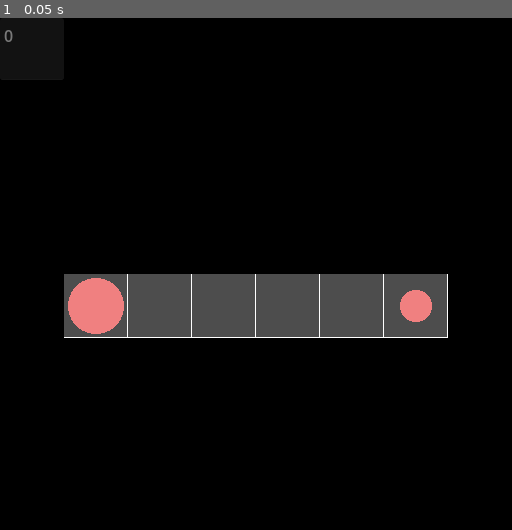
Above: before the commit, frame 1.
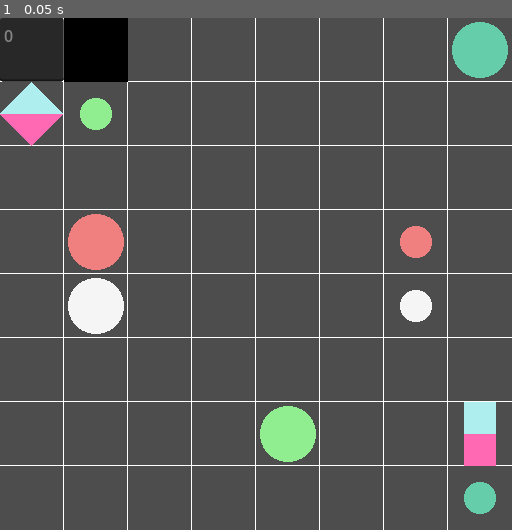
Above: after the commit, the same moment.

Repository: erraticandunplanned/Flow_Ltd
Game: Godot game, scene res://scenes/game_start.tscn
Two runs of this game, one before a commit and one after it. Both use one fixed random seed, a clock stepped at 60 frames per second and the inputs below.
Inputs:
- Up to frame 1 (0.05 s): no input

The runs differ from the first frame. In frame 1, 89% of the frame differs, in the area x 0-100%, y 0-100%.

Commit message:
obstacles can destroy each other

Diff:
--- a/scripts/DIS_obstacle.gd
+++ b/scripts/DIS_obstacle.gd
@@ -6,6 +6,7 @@
 
 @onready var mesh_node : MeshInstance2D = $shape
 
+var next_pos = Vector2.ZERO
 var facing = Vector2.UP
 
 func _ready():
@@ -69,8 +70,12 @@
 
 	## CANNOT MOVE INTO OTHER OBSTACLES
 	for o in get_parent().get_children():
-		if o.global_position == global_position: continue
 		if o.global_position == check_pos: is_valid = false
+
+		## IF TWO OBSTACLES MOVE INTO THE SAME SPOT IN A SINGLE TURN, BOTH ARE DESTROYED
+		if o.global_position == next_pos:
+			queue_free()
+			o.queue_free()
 
 	## MOVE IF VALID. STOP AND ROTATE IF NOT.
 	if not is_valid:
@@ -78,3 +83,7 @@
 		facing = facing * -1
 		global_rotation += PI
 	global_position = check_pos
+
+	next_pos = global_position + ( facing * 64 )
+	for o in get_parent().get_children():
+		if o.global_position == next_pos: next_pos = Vector2.ZERO
--- a/scripts/DIV_obstacle.gd
+++ b/scripts/DIV_obstacle.gd
@@ -7,6 +7,7 @@
 
 @onready var mesh_node : MeshInstance2D = $shape
 
+var next_pos = Vector2.ZERO
 var facing = Vector2.UP
 
 func _ready():
@@ -63,8 +64,12 @@
 
 	## CANNOT MOVE INTO OTHER OBSTACLES
 	for o in get_parent().get_children():
-		if o.global_position == global_position: continue
 		if o.global_position == check_pos: is_valid = false
+
+		## IF TWO OBSTACLES MOVE INTO THE SAME SPOT IN A SINGLE TURN, BOTH ARE DESTROYED
+		if o.global_position == next_pos:
+			queue_free()
+			o.queue_free()
 
 	## MOVE IF VALID. STOP AND ROTATE IF NOT.
 	if not is_valid:
@@ -72,3 +77,7 @@
 		facing = facing * -1
 		global_rotation += PI
 	global_position = check_pos
+
+	next_pos = global_position + ( facing * 64 )
+	for o in get_parent().get_children():
+		if o.global_position == next_pos: next_pos = Vector2.ZERO
--- a/scripts/Global.gd
+++ b/scripts/Global.gd
@@ -2,7 +2,7 @@
 
 const MAPSIZE = 512
 
-var current_level = 0
+var current_level = 2
 var completion = {
 	0: true,
 	1: false,
@@ -84,7 +84,7 @@
 		},
 		obstacle_dictionary: {
 			ob_grid: [Vector2(96,32)],
-			ob_DIS: [Vector2(32,416)],
+			ob_DIS: [Vector2(480,416)],
 			ob_DIV: [Vector2(32,96)],
 			ob_DEV: []
 		}
--- a/scripts/game_start.gd
+++ b/scripts/game_start.gd
@@ -17,9 +17,9 @@
 	for shutter in [bottom_shutter,left_shutter,right_shutter,top_shutter]:
 		var meshdata = []
 		meshdata.resize(ArrayMesh.ARRAY_MAX)
-		meshdata[ArrayMesh.ARRAY_VERTEX] = PackedVector2Array([Vector2(-256,-256),Vector2(256,-256),Vector2(256,256),Vector2(-256,256),])
-		meshdata[ArrayMesh.ARRAY_INDEX] = PackedInt32Array([0,1,2,2,3,0,])
-		meshdata[ArrayMesh.ARRAY_COLOR] = PackedColorArray([Color.BLACK,Color.BLACK,Color.BLACK,Color.BLACK,])
+		meshdata[ArrayMesh.ARRAY_VERTEX] = PackedVector2Array([Vector2(0,0),Vector2(Global.MAPSIZE,0),Vector2(Global.MAPSIZE,Global.MAPSIZE),Vector2(0,Global.MAPSIZE)])
+		meshdata[ArrayMesh.ARRAY_INDEX] = PackedInt32Array([0,1,2,2,3,0])
+		meshdata[ArrayMesh.ARRAY_COLOR] = PackedColorArray([Color.DARK_SLATE_BLUE,Color.DARK_SLATE_BLUE,Color.DARK_SLATE_BLUE,Color.DARK_SLATE_BLUE])
 		shutter.mesh = ArrayMesh.new()
 		shutter.mesh.add_surface_from_arrays(Mesh.PRIMITIVE_TRIANGLES, meshdata)
 	reset_shutters()
@@ -27,10 +27,10 @@
 
 func reset_shutters():
 	transition_node.global_position = Vector2(0,0)
-	bottom_shutter.global_position = Vector2(768,1280)
-	left_shutter.global_position = Vector2(-768,768)
-	right_shutter.global_position = Vector2(1280,768)
-	top_shutter.global_position = Vector2(768,-768)
+	bottom_shutter.global_position = Vector2(0,Global.MAPSIZE*2-32)
+	left_shutter.global_position = Vector2(-Global.MAPSIZE*2+32,0)
+	right_shutter.global_position = Vector2(Global.MAPSIZE*2-32,0)
+	top_shutter.global_position = Vector2(0,-Global.MAPSIZE*2+32)
 
 func load_scene():
 	current_scene = basic_scene.instantiate()
@@ -40,7 +40,8 @@
 func advance_level(location):
 	print("Win!")
 	transition_node.global_position += Vector2(-256,-256)
-	loading = true
+	transition_node.global_position += location.global_position
+	#loading = true
 	current_scene.queue_free()
 	Global.current_level += 1
 	if Global.current_level < 3: load_scene()
@@ -49,14 +50,13 @@
 	if not loading: return
 
 	loading_time += delta
-	print(loading_time)
-	if loading_time > 0.25:
+	if loading_time > 0.1:
 		bottom_shutter.global_position.y += -64
 		left_shutter.global_position.x += 64
 		right_shutter.global_position.x += -64
 		top_shutter.global_position.y += 64
 		loading_time = 0
-	if bottom_shutter.global_position.y <= -128:
+	if abs(bottom_shutter.global_position.y - top_shutter.global_position.y) + 128 <= Global.MAPSIZE:
 		loading = false
 		loading_time = 0
 		reset_shutters()
Not shown: 2 places in scenes/gridtile.tscn that only renumber resources
